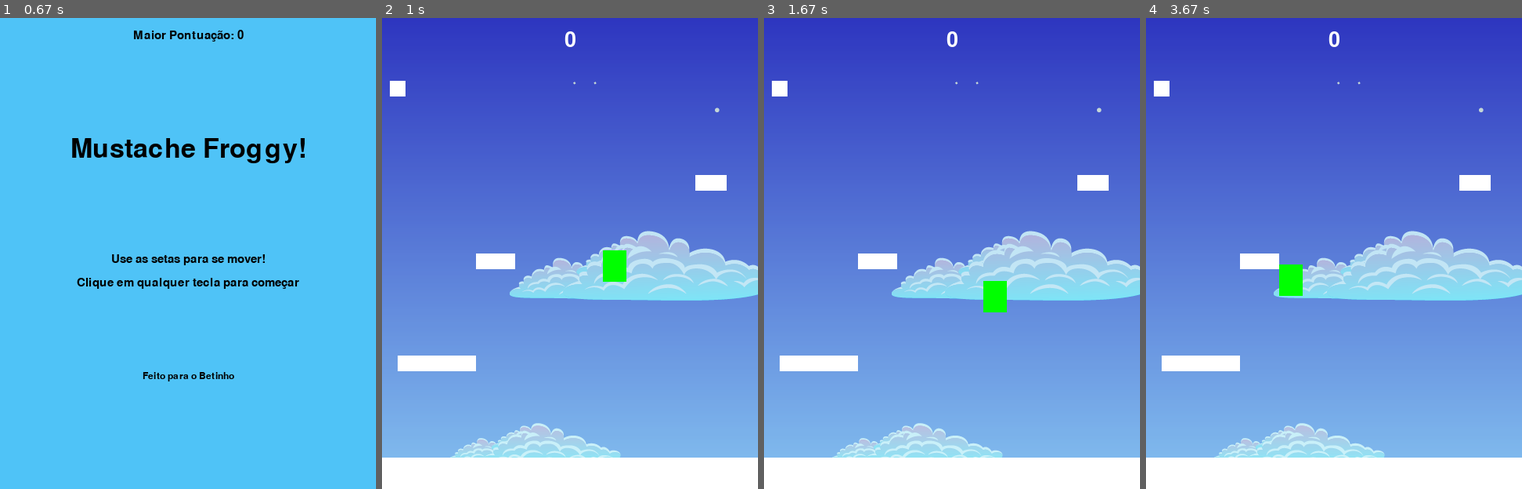
Above: before the commit, frames 1-4 (left to right).
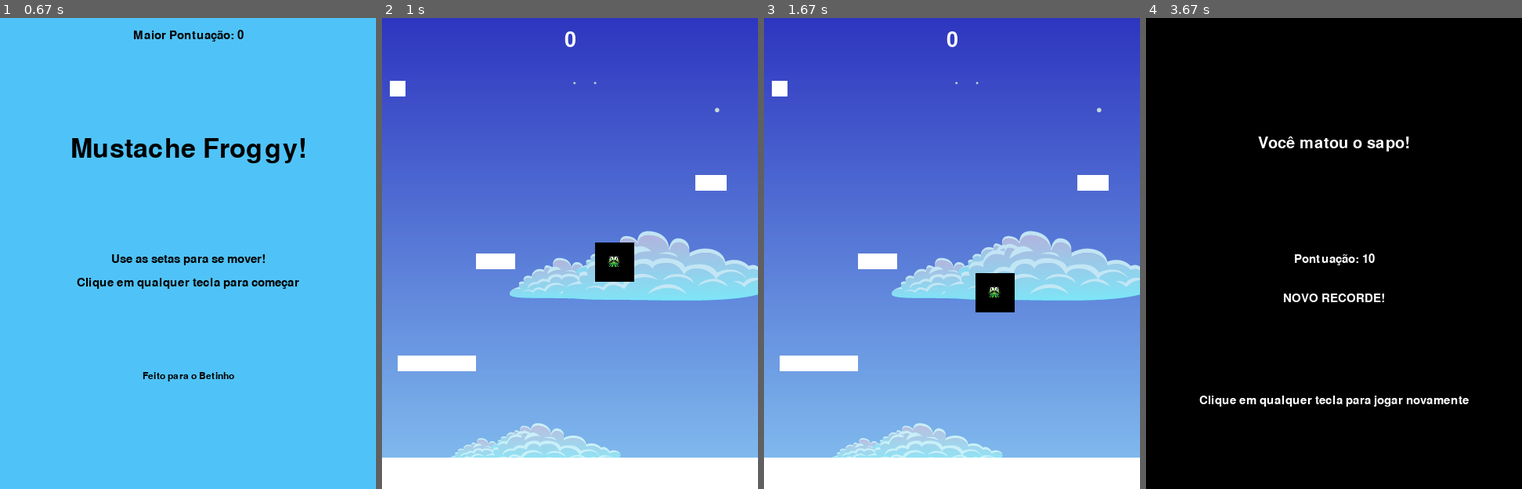
Above: after the commit, the same moments.

Repository: gabrielmmh/PyGame
Game: pygame game, started from main.py
Two runs of this game, one before a commit and one after it. Both use one fixed random seed, a clock stepped at 60 frames per second and the inputs below.
Inputs:
- Up to frame 1 (0.67 s): hold Right from 0.33 s (still down)
- Up to frame 2 (1 s): release Right at 0.8 s; hold Right from 0.83 s (still down)
- Up to frame 3 (1.67 s): release Right at 1.3 s; hold Left from 1.33 s (still down)
- Up to frame 4 (3.67 s): release Left at 1.87 s; hold Left 1.9-2.3 s; hold Right 2.33-2.97 s; hold Left 3-3.47 s; hold Right from 3.5 s (still down)

Frame 1 is identical in both runs. In frame 2, 0.9% of the frame differs, in the area x 56-68%, y 47-56%; in frame 3, 0.9%; in frame 4, 100%, in the area x 0-100%, y 0-100%.

Commit message:
Amem a imagem foi

Diff:
--- a/sprites.py
+++ b/sprites.py
@@ -1,19 +1,49 @@
 # Sprite classes for platform game
 import pygame as pg
 from settings import *
+from os import path
 vec = pg.math.Vector2
+
+
+
+
 
 class Player(pg.sprite.Sprite):
     def __init__(self):
         #personagem
+        img_dir = path.join(path.dirname(__file__),'img')
+        # Carregando as imagens
+        froggy1 = pg.image.load(path.join(img_dir,"Froggy1.png")).convert()
         pg.sprite.Sprite.__init__(self)
-        self.image = pg.Surface((30, 40))
-        self.image.fill(VERDE)
+        self.image = froggy1
+
         self.rect = self.image.get_rect()
         self.rect.center = (LARGURA / 2, ALTURA / 2)
         self.pos = vec(LARGURA / 2, ALTURA / 2)
         self.vel = vec(0, 0)
         self.acc = vec(0, 0)
+
+    def import_image(self):
+
+        self.animacao = {'puland':[] , 'caindo':[]}
+
+
+    def animacao(self):
+        animacao = self.animation[self.status]
+
+        #loop para animar
+        self.frame_index += self.animation_speed
+        if self.frame_index >= len(animacao):
+            self.frame_index = 0
+            # 'desbuga' o loop, sempre retoma ao inicio apos acabar as imagens
+        self.image = animacao[int(self.frame_index)]
+
+    def status(self):
+        if self.vel.y < 0 :
+            self.status = 'pulando'
+        if self.vel.y > 0:
+            self.status = 'caindo'
+
 
     def update(self):
         #movimentacao com setas do teclado
